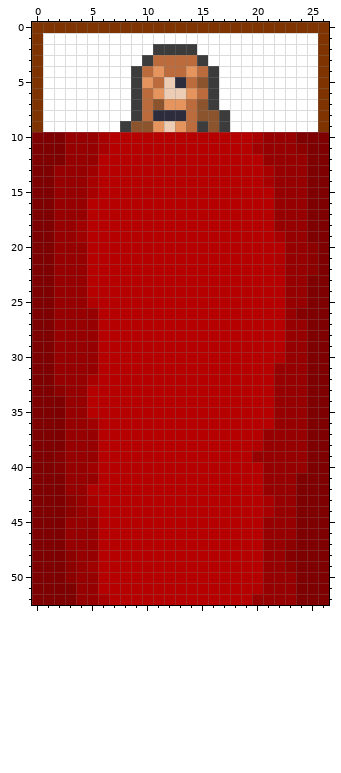
Pixel-art sprite -- assets/img/sprites/dreamover.png. The picture above is the old version.
The file is 27x53 pixels. Colours within 5 levels of each other are drawn and written as one.
New version:
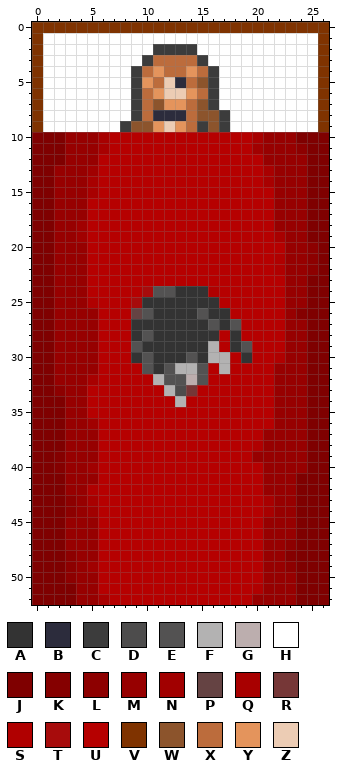
Palette (. is transparent): A #333333  B #2c2c3c  C #3c3c3c  D #4d4c4c  E #535252  F #b3b2b2  G #bcaeae  H #ffffff  J #7f0000  K #850000  L #8d0000  M #970000  N #a10000  P #654343  Q #a80000  R #763737  S #b00000  T #a70c0c  U #b60000  V #7f3300  W #8c542c  X #bc6c3c  Y #e4945c  Z #ecccb4
Difference:
y 24: x 10..16 UUUUUUU -> TEEAAAS
y 25: x 9..16 UUUUUUUU -> TAAAAAAA
y 26: x 9..17 UUUUUUUUU -> PEAAAAEAA
y 27: x 9..18 UUUUUUUUUU -> AAAAAAAEAE
y 28: x 9..16 UUUUUUUU -> AEAAAAAA; x 18 U -> A
y 29: x 9..16 UUUUUUUU -> EAAAAAAF; x 18..19 UU -> AE
y 30: x 9..17 UUUUUUUUU -> AEAAAEAFF; x 19 U -> A
y 31: x 10..15 UUUUUU -> EAEFFE; x 17 U -> F
y 32: x 11..15 UUUUU -> FEEGE
y 33: x 12..14 UUU -> FDR
y 34: x 13 U -> F
